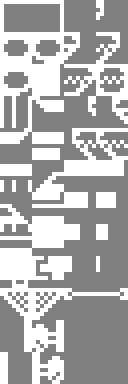
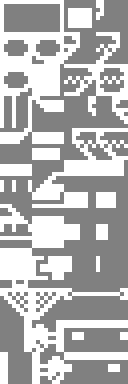
Revision of a layered 128px x 384px image; what changed, layer by layer:
added layer "Layer 5" above "Background" over [64, 8, 128, 372]
